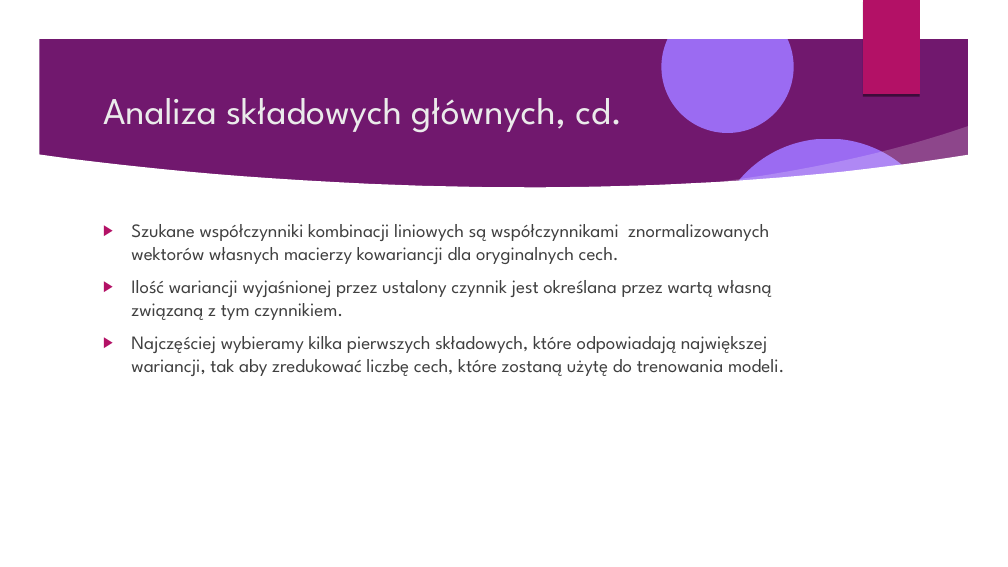
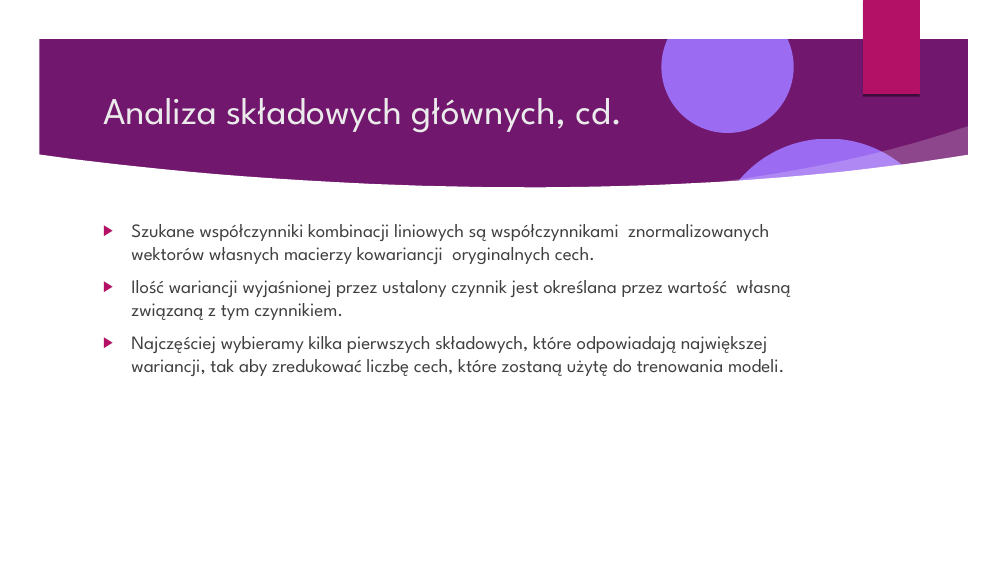
Before and after one commit to Pawel-Tomasz-Nowak/Scientific-collaboration, a slide deck: slide 73 of EmissionAnalysis/Prezentacja projektu.odp (slide 74 before the commit). Drawn at 1008x567 pixels with LibreOffice and Linux fonts; fonts in the diff are those of the drawing; background and template pictures are left out. Boxes give left, top, right and bottom in pixels: in the first picture for what was removed or moved away, otherwise in the second. Text is boxed around its words. In the diff, an @@ line names an element or a change of style, - is before the commit and + after.

```diff
--- a/EmissionAnalysis/Prezentacja projektu.odp
+++ b/EmissionAnalysis/Prezentacja projektu.odp
@@ text at [131, 224, 790, 320]: text changed @@
-▶ Szukane współczynniki kombinacji liniowych są współczynnikami znormalizowanych wektorów własnych macierzy kowariancji dla oryginalnych cech.
-▶ Ilość wariancji wyjaśnionej przez ustalony czynnik jest określana przez wartą własną związaną z tym czynnikiem.
+▶ Szukane współczynniki kombinacji liniowych są współczynnikami znormalizowanych wektorów własnych macierzy kowariancji oryginalnych cech.
+▶ Ilość wariancji wyjaśnionej przez ustalony czynnik jest określana przez wartość własną związaną z tym czynnikiem.
```
Also in this commit, not shown: 19 other slides changed, 3 slides added, 3 slides removed, 2 other files.
